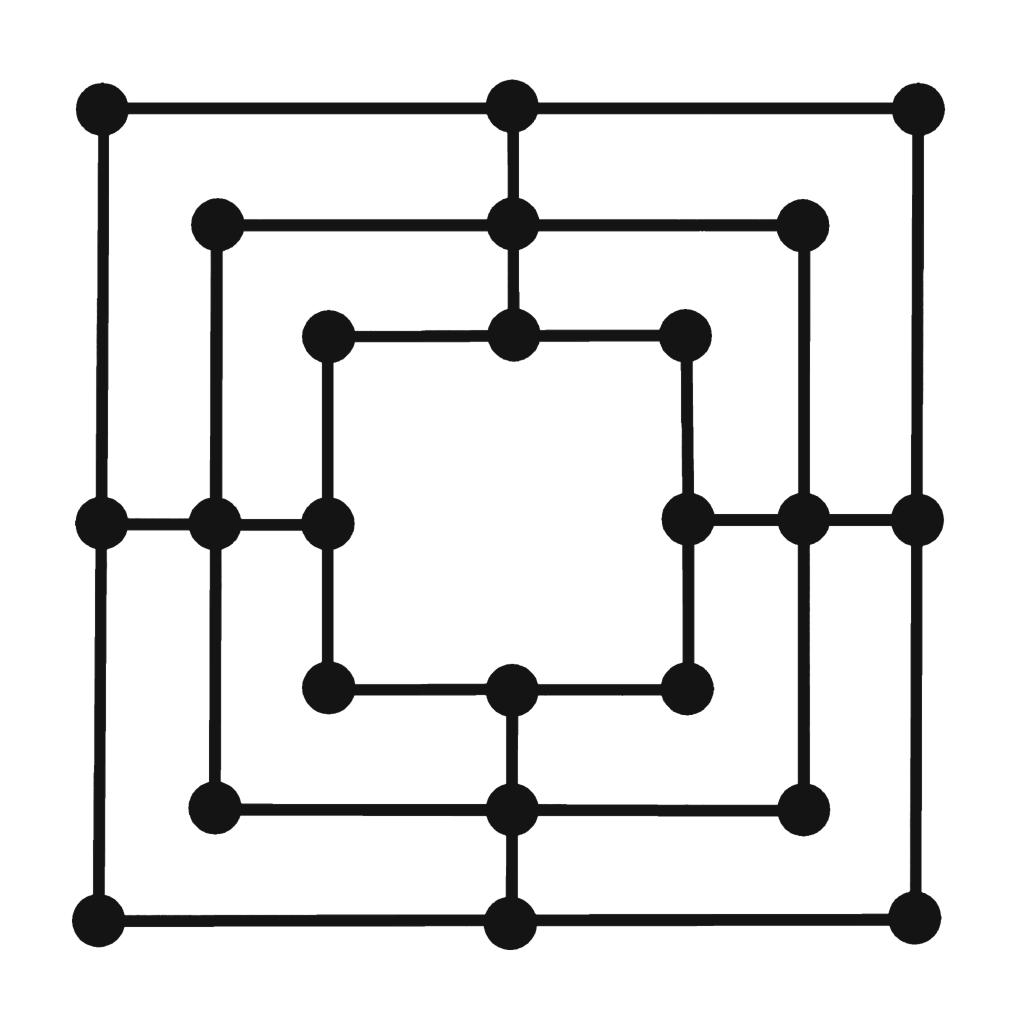
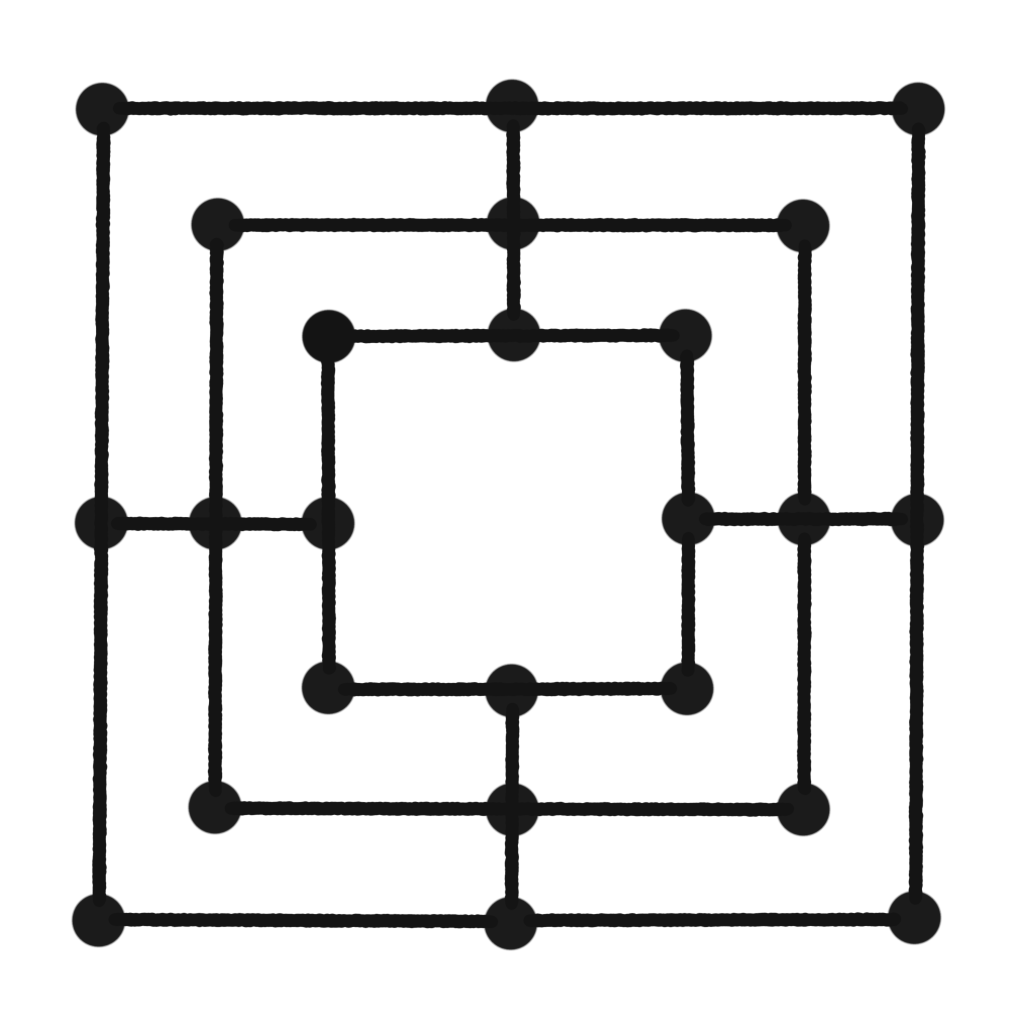
Two versions of the same layered image (1024×1024). Layer-by-layer changes:
added layer "Paint" above "OldPaint" over [71, 78, 946, 951]
renamed "Paint" to "OldPaint", painted on it over [71, 79, 946, 951]
